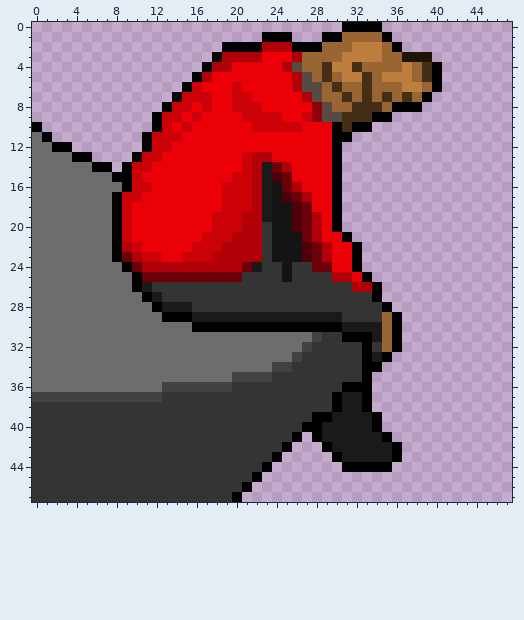
Edited in one commit: pixel-art sprite (src/avater.png). Above, as it was before the edit.
The file is 480x480 pixels, drawn in blocks of 10x10; one block is one cell here. Colours within 5 levels of each other are drawn and written as one.
Once edited:
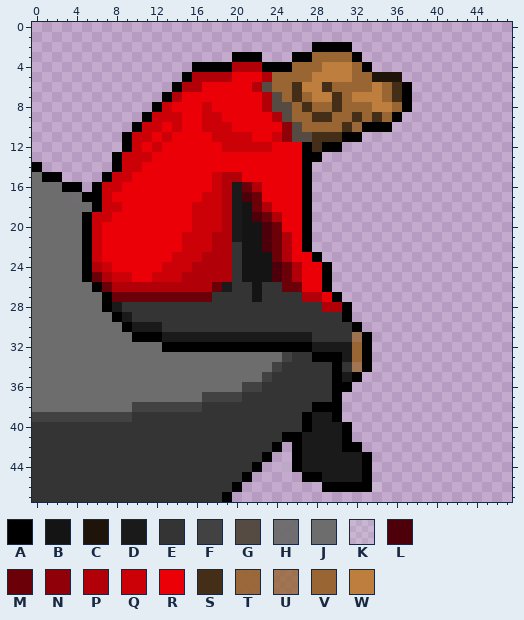
Palette (. is transparent): A #000000  B #141414  C #1f140a  D #1a1a1a  E #343434  F #424242  G #564b42  H #6b6b6bf2  J #6d6d6d  K #eeffff1e  L #4d0009  M #6c0009  N #8f0009  P #b20008  Q #cc0007  R #eb0008  S #452e17  T #986432f2  U #986532c8  V #996633  W #bd7e3e
Change:
y 0: x 31..34 AAAA -> ....
y 1: x 23..25 AAA -> ...; x 29..35 AAVVVVA -> .......
y 2: x 19..27 AAAAPPPAA -> .........; x 29..36 VVVWWWVA -> AAA.....
y 3: x 18..27 APPPPRRRPV -> ..AAA...AA; x 31..39 WWWWVVCCC -> VA.......
y 4: x 16 . -> A; x 18..26 PPRRRRRPG -> AAPPPAAAV; x 29 S -> W; x 32..40 SVVVVWVSA -> VA.......
y 5: x 15..16 .A -> AP; x 18..19 RR -> PP; x 23..30 RRRPGVSV -> PVVVVWWW; x 32..40 WSVWWWVSA -> VVCCC....
y 6: x 14..16 .AQ -> APP; x 20 Q -> R; x 22..30 RRRRPGGVS -> PGVVSWWSV; x 33..34 SV -> VW; x 36..40 VWWVA -> SA...
y 7: x 13..17 .AQQQ -> APRRR; x 20..21 QQ -> RR; x 23..39 RRRRPGVVSVSVSVSVA -> PGVSVWWSVWWWVSA..
y 8: x 12..15 .AQQ -> AQRR; x 20..30 QQQRRRRRNGV -> RRRPGGVSVVS; x 32..36 SSSVA -> VVWWV; x 38 A -> .
y 9: x 11..12 .A -> AQ; x 16..18 QRR -> RQQ; x 21..31 QQQQRRQNGGS -> RRRPGVVSSVV; x 33..36 SAA. -> VSVA
y 10: x 0 A -> .; x 10..15 ..AQRQ -> AQQRQR; x 17..19 RRR -> QQQ; x 22..30 QQQQQRRRA -> RRRNGVVVV; x 32 A -> T; x 34..35 .. -> AA
y 11: x 0..1 JA -> ..; x 9..12 ..AQ -> AQQR; x 14 Q -> R; x 18..21 RRRR -> QQQQ; x 24..30 RRRRRRA -> QNGGSSS; x 32 . -> A
y 12: x 0..3 JJAA -> ....; x 9..11 ..A -> AQR; x 13 Q -> R; x 19..23 RRRRR -> QQQQQ; x 27..29 RRR -> ASA
y 13: x 0..5 JJJJAA -> ......; x 8..10 ..A -> AQQ; x 12 Q -> R; x 21..23 QPP -> RRR; x 27..30 RRRA -> AA..
y 14: x 0..9 JJJJJJAA.A -> A.......AQ; x 11 Q -> R; x 21..25 QPDMP -> RRRRR; x 27..30 RRRA -> A...
y 15: x 1..10 JJJJJJJAAQ -> AA....AQQR; x 18..25 RRQQPDLM -> QPPRRRRR; x 27..30 RRRA -> A...
y 16: x 3..11 JJJJJJAQQ -> AA.AQQRRR; x 18..21 RQQQ -> QPDM; x 23..30 DBMPRRRA -> RRRRA...
y 17: x 4..10 JJJJAQQ -> HAAQRRR; x 17..30 RRQQQPDBLMPRRA -> QQPDLMRRRRA...
y 18: x 6..9 JJAQ -> AQQR; x 16..30 RRRQQQPDBBLMRRA -> QQQPDBMPRRRA...
y 19: x 5..9 JJJAQ -> AQQRR; x 16..17 RR -> QQ; x 19..30 QQPPDBBLMPRA -> PDBLMPRRA...
y 20: x 5..9 JJJAQ -> AQRRR; x 16..17 RR -> QQ; x 19..30 QQPPEBBLMPRA -> PDBBLMRRA...
y 21: x 5..9 JJJAQ -> AQRRR; x 15..16 RR -> QQ; x 18..31 QQPPPEBBBMPRRA -> PPDBBLMPRA....
y 22: x 5..10 JJJAPQ -> AQRRRR; x 15 R -> Q; x 18 Q -> P; x 20..32 PPPEBBBLMPRRA -> EBBLMPRA.....
y 23: x 5..12 JJJAMPQQ -> AQRRRRRR; x 14 R -> Q; x 17 Q -> P; x 20..32 PPPEBBBLMPRRA -> EBBBMPRRA....
y 24: x 5..15 JJJJAMPPPPP -> APQRRRRRQQQ; x 20..32 PMDEEBEEMMRRA -> EBBBLMPRRA...
y 25: x 5..33 JJJJJAMMMMMMMMMMEEEEBEEEEPPRA -> AMPQQRRQQQPPPPPEBBBLMPRRA....
y 26: x 6..19 JJJJADEEEEEEEE -> AMPPPPPPPPPPMD; x 22 E -> B; x 25..34 EEEEEEEPPA -> MMRRA.....
y 27: x 7..17 JJJJADEEEEE -> AMMMMMMMMMM; x 22 E -> B; x 27..34 EEEEEEEA -> PPRA....
y 28: x 7..15 JJJJJADDD -> ADEEEEEEE; x 29..35 EEEEEEA -> PPA....
y 29: x 8..36 JJJJJAAADDDDDDDDDDDDDDDEEEEVA -> ADEEEEEEEEEEEEEEEEEEEEEA.....
y 30: x 9..36 JJJJJJJAAAAAAAAAAAAAAADDDDVA -> ADDDEEEEEEEEEEEEEEEEEEEA....
y 31: x 10..28 JJJJJJJJJJJJJJJJJJF -> AAADDDDDDDDDDDDDDDE; x 31..32 AA -> EU; x 34..36 DVA -> ...
y 32: x 13..32 JJJJJJJJJJJJJJFEEEEE -> AAAAAAAAAAAAAAADDDDV; x 34..36 EVA -> ...
y 33: x 25..26 JF -> FE; x 28..32 EEEEE -> AAADV; x 34..35 DA -> ..
y 34: x 25 F -> E; x 30 E -> A; x 32 E -> U; x 34 A -> .
y 35: x 20..22 FFF -> JJJ; x 30..33 EEEA -> ADA.
y 36: x 13..22 FFFFFFFEEE -> JJJJJJJJFF; x 30 E -> A; x 32..33 AA -> ..
y 37: x 0..20 FFFFFFFFFFFFFEEEEEEEE -> JJJJJJJJJJJJJJJJJFFFF; x 31..33 DDA -> ...
y 38: x 0..16 EEEEEEEEEEEEEEEEE -> JJJJJJJJJJFFFFFFF; x 28..29 EE -> AA; x 31..33 DDA -> ...
y 39: x 0..9 EEEEEEEEEE -> FFFFFFFFFF; x 27..34 EAADDDDA -> ADDA....
y 40: x 28 A -> D; x 31..34 DDDA -> A...
y 41: x 25 E -> A; x 27..28 .A -> DD; x 31..35 DDDDA -> A....
y 42: x 24..29 EA...A -> A.ADDD; x 31..36 DDDDDA -> AA....
y 43: x 23..24 EA -> A.; x 26..30 ....A -> ADDDD; x 33..36 DDDA -> A...
y 44: x 22..23 EA -> A.; x 25..32 ......AA -> KADDDDDD; x 34..35 AA -> ..
y 45: x 21..22 EA -> A.; x 27..33 ....... -> AADDDDA
y 46: x 20..21 EA -> A.; x 29..34 ...... -> AAAAAK
y 47: x 19..20 EA -> A.
Changed places in both pictures, as pixel boxes (x1, y1, x2, y2):
changed: (32, 22, 442, 502)
